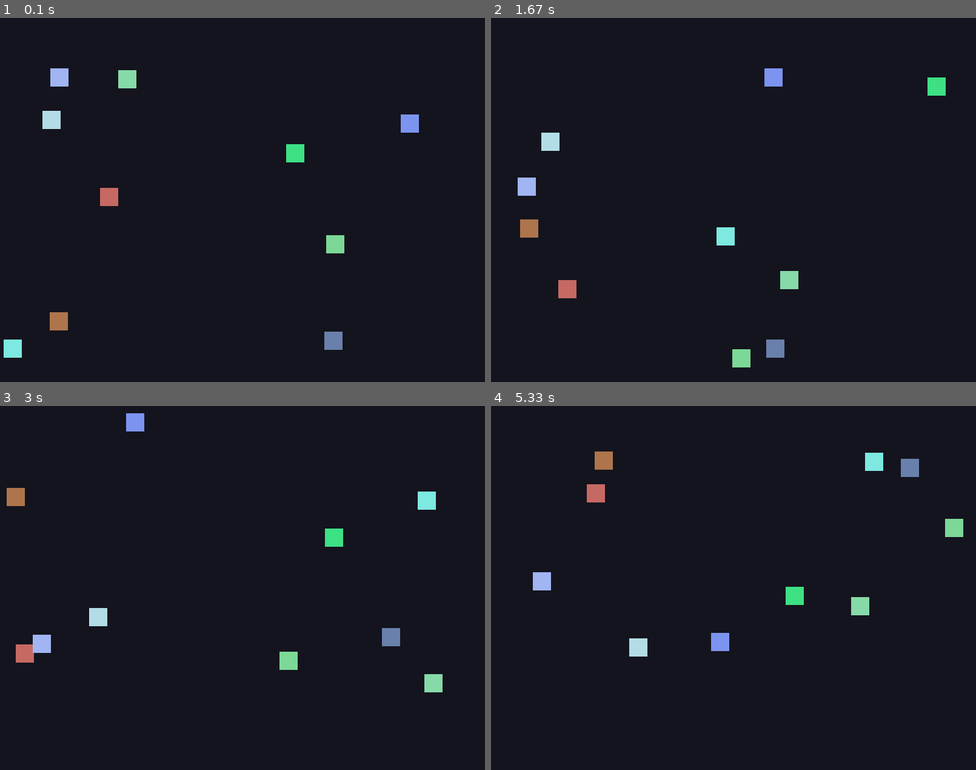
Above: before the commit, frames 1-4 (two rows, left to right).
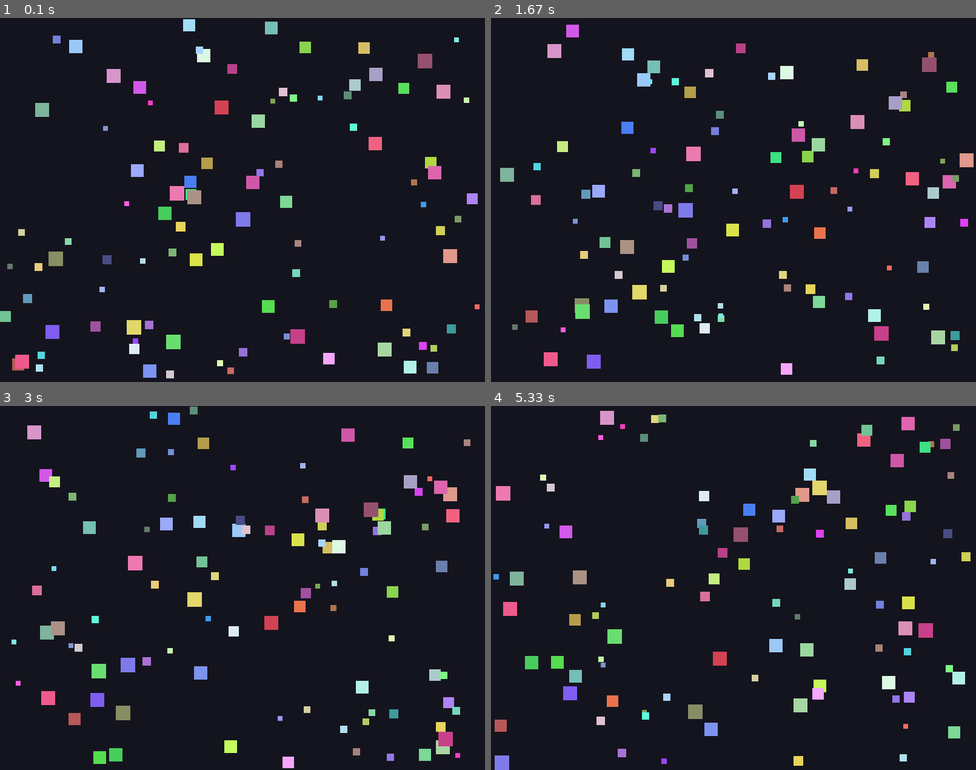
Above: after the commit, the same moments.

Repository: AgentAK2007/lab8-pygame
Game: pygame game, started from main.py
Same seed, same stepped clock (60 frames per second), same inputs: the game is played once before the commit and once after it.
Inputs:
- Up to frame 1 (0.1 s): no input
- Up to frame 2 (1.67 s): no input
- Up to frame 3 (3 s): no input
- Up to frame 4 (5.33 s): no input

The runs differ from the first frame. In frame 1, 7.8% of the frame differs, in the area x 0-99%, y 0-99%; in frame 2, 7.8%; in frame 3, 7.6%; in frame 4, 7.9%, in the area x 0-99%, y 1-100%.

Commit message:
feat: max speed as a function of size

Diff:
--- a/main.py
+++ b/main.py
@@ -4,18 +4,30 @@
 
 WINDOW_WIDTH = 800
 WINDOW_HEIGHT = 600
-SQUARE_SIZE = 30
-SQUARE_COUNT = 10
+MIN_SQUARE_SIZE = 8
+MAX_SQUARE_SIZE = 24
+MAX_SPEED = 5
+SQUARE_COUNT = 100
 BACKGROUND_COLOR = (20, 20, 30)
 FPS = 60
 
 
+def random_non_zero_velocity(max_speed: float) -> float:
+	velocity = 0
+	while velocity == 0:
+		velocity = random.randint(-int(max_speed), int(max_speed))
+	return velocity
+
+
 class MovingSquare:
 	def __init__(self) -> None:
-		self.x = random.randint(0, WINDOW_WIDTH - SQUARE_SIZE)
-		self.y = random.randint(0, WINDOW_HEIGHT - SQUARE_SIZE)
-		self.vx = random.choice([-3, -2, -1, 1, 2, 3])
-		self.vy = random.choice([-3, -2, -1, 1, 2, 3])
+		self.size = random.randint(MIN_SQUARE_SIZE, MAX_SQUARE_SIZE)
+		# Bigger squares move slower: max_speed inversely proportional to size
+		self.max_speed = MAX_SPEED * (MIN_SQUARE_SIZE / self.size)
+		self.x = random.randint(0, WINDOW_WIDTH - self.size)
+		self.y = random.randint(0, WINDOW_HEIGHT - self.size)
+		self.vx = random_non_zero_velocity(self.max_speed)
+		self.vy = random_non_zero_velocity(self.max_speed)
 		self.color = (
 			random.randint(60, 255),
 			random.randint(60, 255),
@@ -28,22 +40,22 @@
 			self.vx += random.choice([-1, 1])
 			self.vy += random.choice([-1, 1])
 
-		self.vx = max(-4, min(4, self.vx))
-		self.vy = max(-4, min(4, self.vy))
+		self.vx = max(-self.max_speed, min(self.max_speed, self.vx))
+		self.vy = max(-self.max_speed, min(self.max_speed, self.vy))
 
 		self.x += self.vx
 		self.y += self.vy
 
-		if self.x <= 0 or self.x >= WINDOW_WIDTH - SQUARE_SIZE:
+		if self.x <= 0 or self.x >= WINDOW_WIDTH - self.size:
 			self.vx *= -1
-			self.x = max(0, min(self.x, WINDOW_WIDTH - SQUARE_SIZE))
+			self.x = max(0, min(self.x, WINDOW_WIDTH - self.size))
 
-		if self.y <= 0 or self.y >= WINDOW_HEIGHT - SQUARE_SIZE:
+		if self.y <= 0 or self.y >= WINDOW_HEIGHT - self.size:
 			self.vy *= -1
-			self.y = max(0, min(self.y, WINDOW_HEIGHT - SQUARE_SIZE))
+			self.y = max(0, min(self.y, WINDOW_HEIGHT - self.size))
 
 	def draw(self, surface: pygame.Surface) -> None:
-		pygame.draw.rect(surface, self.color, (self.x, self.y, SQUARE_SIZE, SQUARE_SIZE))
+		pygame.draw.rect(surface, self.color, (self.x, self.y, self.size, self.size))
 
 
 def main() -> None:
